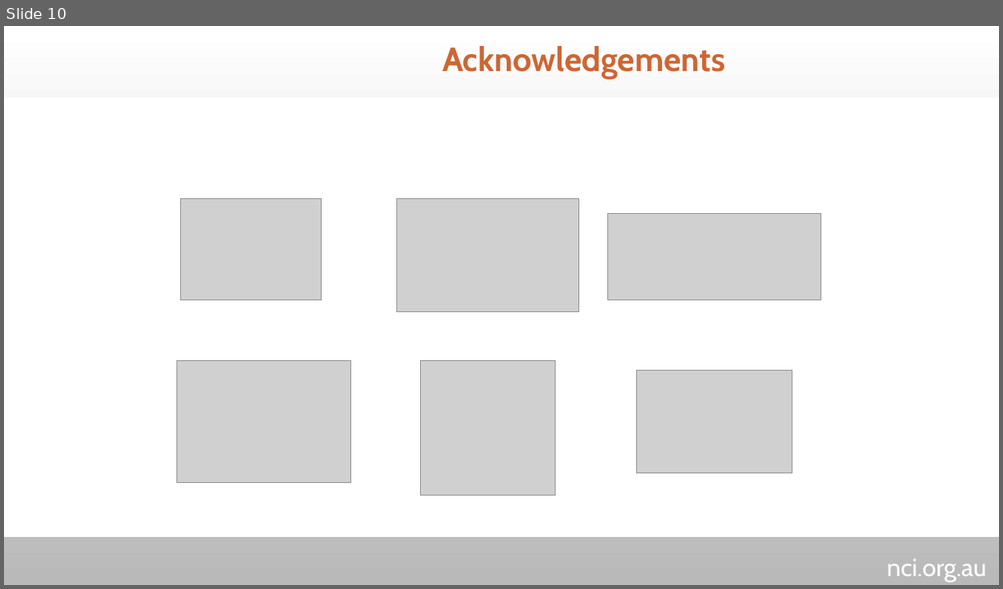
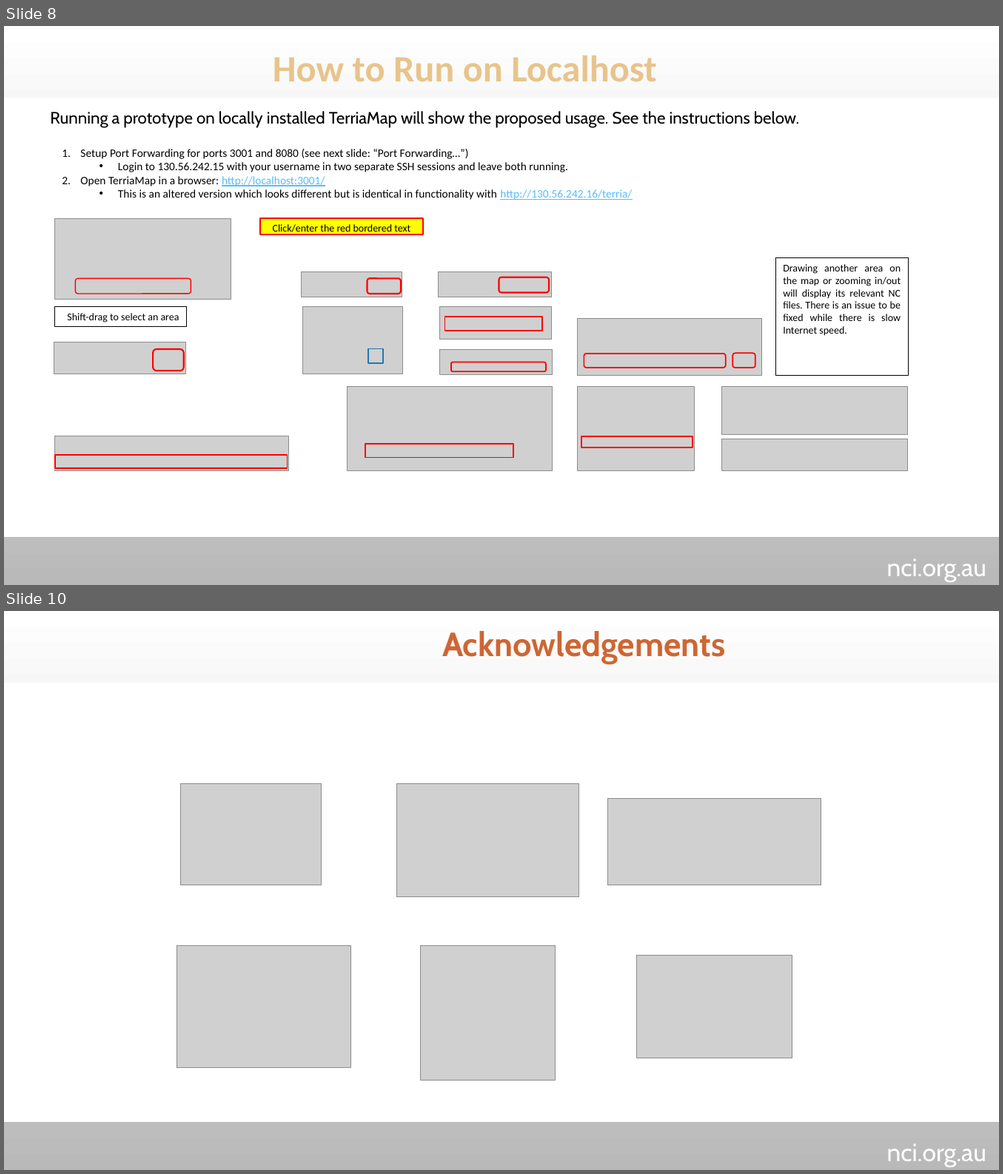
Before and after one commit to nci/gsky, a slide deck: Documents/ows/GSKY-Thredds_Integration.pptx. Shown one above the other, each under a label of ours: slide 10 before the commit, slides 8 and 10 after it; the slides between them are not shown. The pictures are 1003x589 and 1003x1174 pixels, drawn with LibreOffice and Linux fonts; fonts in the diff are those of the drawing; grey boxes stand for pictures; background and template pictures are left out. Boxes give left, top, right and bottom in pixels: in the first picture for what was removed or moved away, otherwise in the second. Text is boxed around its words. In the diff, an @@ line names an element or a change of style, - is before the commit and + after.

```diff
--- a/Documents/ows/GSKY-Thredds_Integration.pptx
+++ b/Documents/ows/GSKY-Thredds_Integration.pptx
@@ slide 8 added at box(4, 26, 999, 585), background picture (left out); not listed: 2 template elements that a slide beside it also shows @@
@@ text added at box(273, 56, 657, 82), 36 pt, text #E8C48C, bold @@
+How to Run on Localhost
@@ rectangle added at box(4, 101, 28, 117), fill #FFFFFF @@
@@ text added at box(50, 111, 799, 128), 16 pt, text #000000 @@
+Running a prototype on locally installed TerriaMap will show the proposed usage. See the instructions below.
@@ text added at box(80, 149, 632, 200), 11 pt, text #000000 @@
+1. Setup Port Forwarding for ports 3001 and 8080 (see next slide: “Port Forwarding…”)
+  • Login to 130.56.242.15 with your username in two separate SSH sessions and leave both running.
+2. Open TerriaMap in a browser: http://localhost:3001/
+  • This is an altered version which looks different but is identical in functionality with http://130.56.242.16/terria/
@@ picture added at box(55, 218, 232, 299) @@
@@ rectangle added at box(260, 218, 424, 235), fill #FFFF00, outline #FF0000 1.5 pt, 10 pt, text #000000 @@
+Click/enter the red bordered text
@@ rectangle added at box(776, 258, 908, 375), fill #FFFFFF, outline #000000 0.25 pt, 10 pt, text #000000 @@
+Drawing another area on the map or zooming in/out will display its relevant NC files. There is an issue to be fixed while there is slow Internet speed.
@@ rounded rectangle added at box(76, 279, 191, 294), outline #FF0000 1 pt @@
@@ picture added at box(301, 272, 401, 298) @@
@@ rounded rectangle added at box(367, 279, 401, 295), outline #FF0000 1.5 pt @@
@@ picture added at box(438, 272, 552, 298) @@
@@ rounded rectangle added at box(498, 278, 549, 293), outline #FF0000 1.5 pt @@
@@ rectangle added at box(54, 306, 186, 326), fill #FFFFFF, outline #000000 0.25 pt, 10 pt, text #000000 @@
+Shift-drag to select an area
@@ picture added at box(302, 306, 402, 375) @@
@@ picture added at box(440, 307, 552, 340) @@
@@ rectangle added at box(445, 317, 542, 331), outline #FF0000 1.25 pt @@
@@ picture added at box(577, 319, 761, 376) @@
@@ picture added at box(54, 342, 185, 375) @@
@@ rounded rectangle added at box(153, 350, 184, 372), outline #FF0000 1.5 pt @@
@@ rectangle added at box(368, 349, 383, 364), outline #2379B0 1.25 pt @@
@@ picture added at box(440, 350, 552, 376) @@
@@ rounded rectangle added at box(583, 354, 726, 368), outline #FF0000 1.25 pt @@
@@ rounded rectangle added at box(733, 354, 755, 368), outline #FF0000 1.25 pt @@
@@ rounded rectangle added at box(451, 363, 546, 372), outline #FF0000 1.25 pt @@
@@ picture added at box(347, 387, 552, 471) @@
@@ picture added at box(577, 387, 694, 471) @@
@@ picture added at box(722, 387, 908, 436) @@
@@ picture added at box(55, 437, 289, 471) @@
@@ rectangle added at box(365, 445, 514, 458), outline #FF0000 1.25 pt @@
@@ rectangle added at box(581, 437, 693, 448), outline #FF0000 1.25 pt @@
@@ rectangle added at box(670, 437, 694, 453), fill #FFFFFF @@
@@ picture added at box(722, 440, 908, 471) @@
@@ rectangle added at box(56, 456, 287, 469), outline #FF0000 1.25 pt @@
```
Also in this commit, not shown: 4 slides changed, 1 slide removed.
